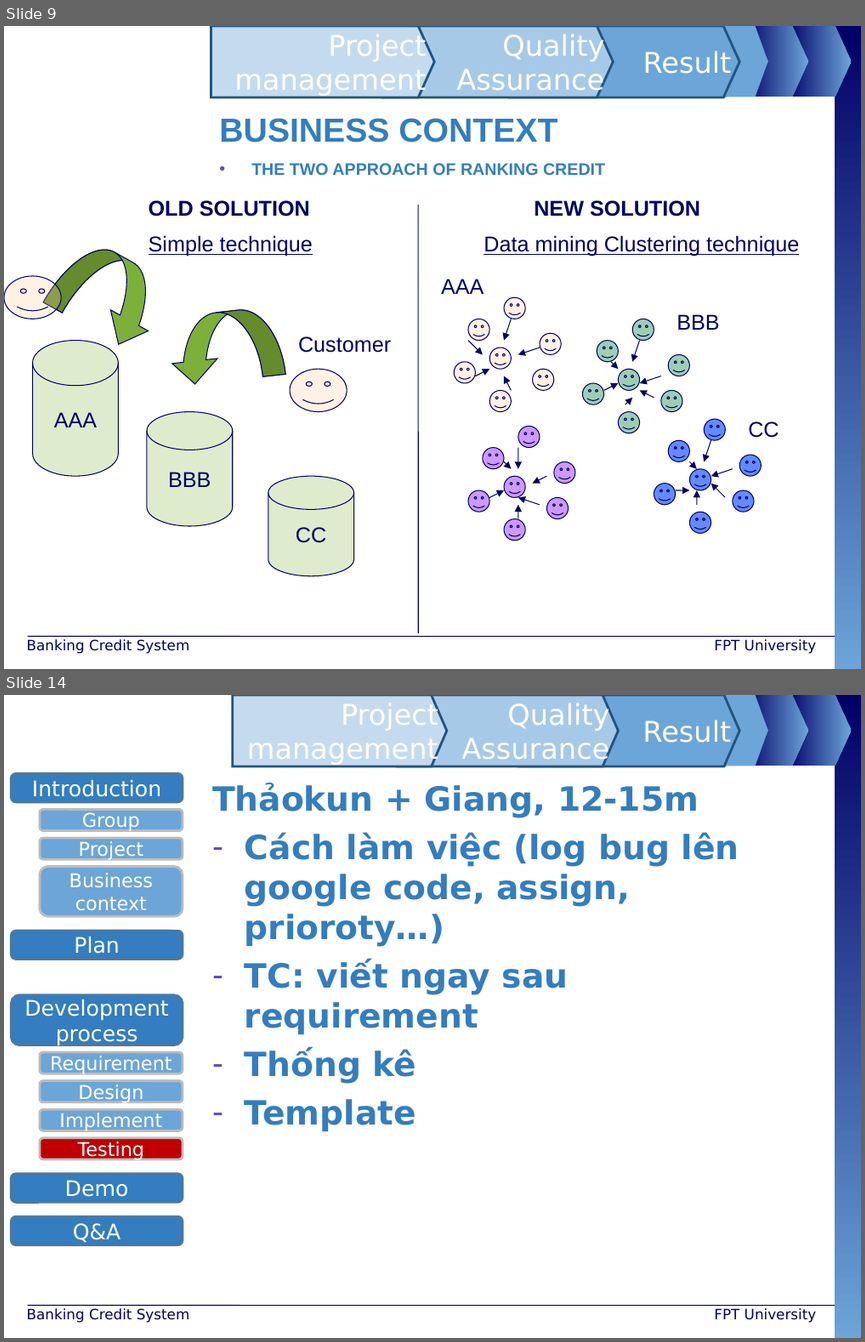
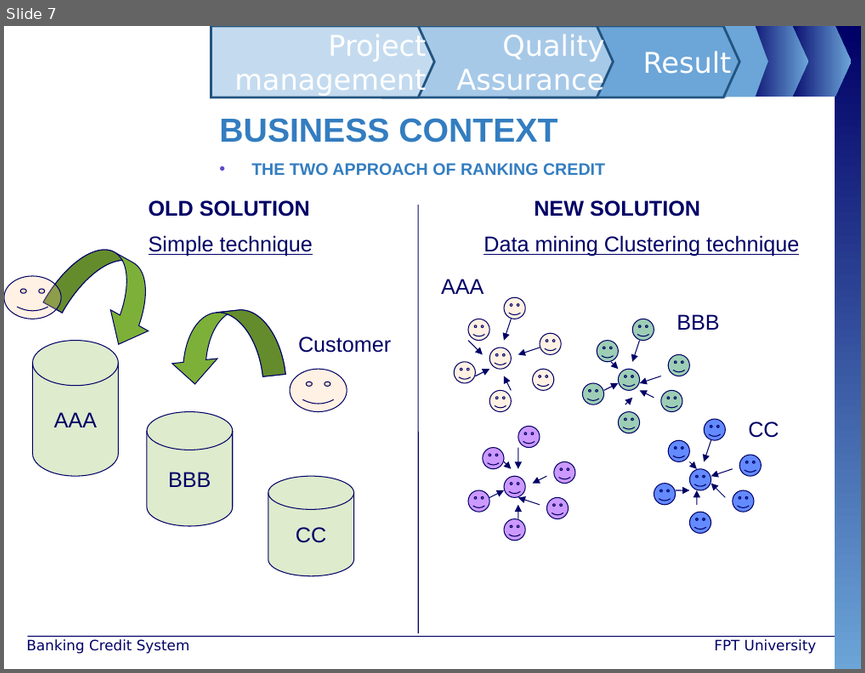
Before and after one commit to maily89/fbdm, a slide deck: Deliverables/LongNT.ppt. Shown one above the other, each under a label of ours: slides 9 and 14 before the commit, slide 7 after it; the slides between them are not shown. The pictures are 865x1342 and 865x673 pixels, drawn with LibreOffice and Linux fonts; fonts in the diff are those of the drawing; background and template pictures are left out. Boxes give left, top, right and bottom in pixels: in the first picture for what was removed or moved away, otherwise in the second. Text is boxed around its words. In the diff, an @@ line names an element or a change of style, - is before the commit and + after.

```diff
--- a/Deliverables/LongNT.ppt
+++ b/Deliverables/LongNT.ppt
@@ slide 14 removed at (x1=4, y1=695, x2=861, y2=1338), background #FFFFFF; not listed: 10 template elements that a slide beside it also shows @@
@@ freeform shape removed at (x1=233, y1=695, x2=447, y2=766) @@
-Project management
@@ freeform shape removed at (x1=397, y1=695, x2=618, y2=766) @@
-Quality Assurance
@@ freeform shape removed at (x1=518, y1=695, x2=739, y2=766) @@
-Result
@@ text removed at (x1=212, y1=783, x2=739, y2=1131) @@
-Thảokun + Giang, 12-15m
-– Cách làm việc (log bug lên google code, assign, prioroty…)
-– TC: viết ngay sau requirement
-– Thống kê
-– Template
@@ group removed at (x1=11, y1=774, x2=183, y2=1244): 12 rounded rectangles @@
-Introduction
-Development process
-Demo
-Q&A
-Requirement
-Design
-Testing
-Group
-Project
-Business context
-Implement
-Plan
@@ text removed at (x1=27, y1=1308, x2=190, y2=1322) @@
-Banking Credit System
@@ text removed at (x1=714, y1=1308, x2=817, y2=1322) @@
-FPT University
@@ what was slide 9 is now slide 7 @@
```
Also in this commit, not shown: 2 slides changed, 25 other slides removed.
